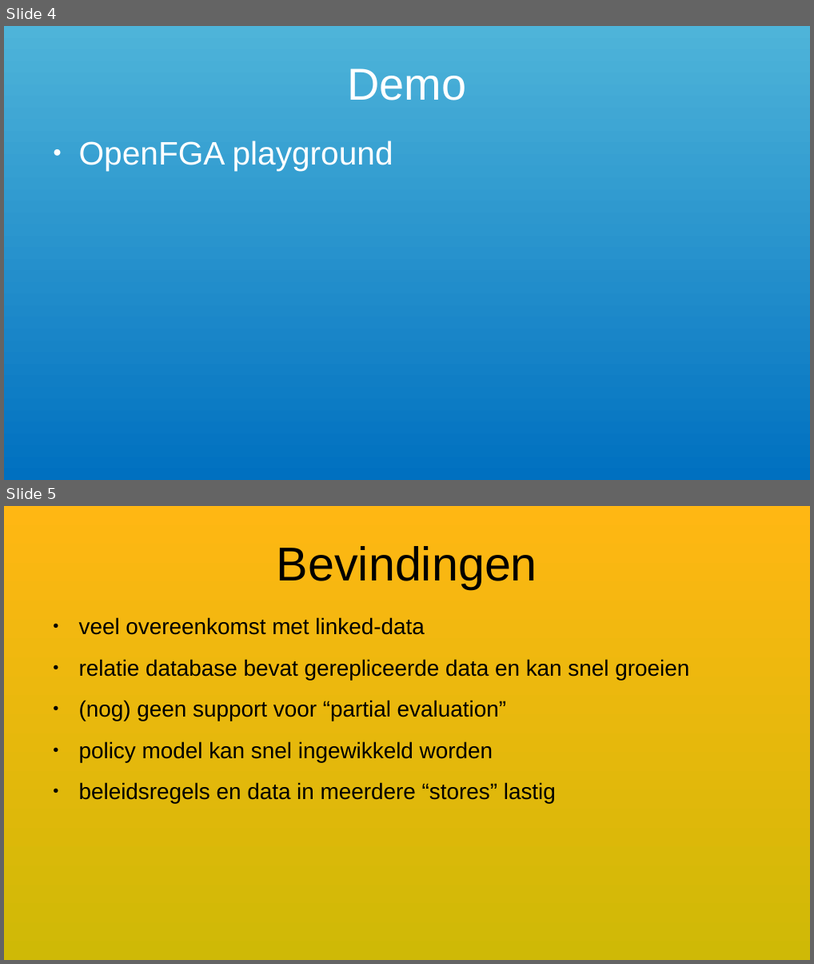
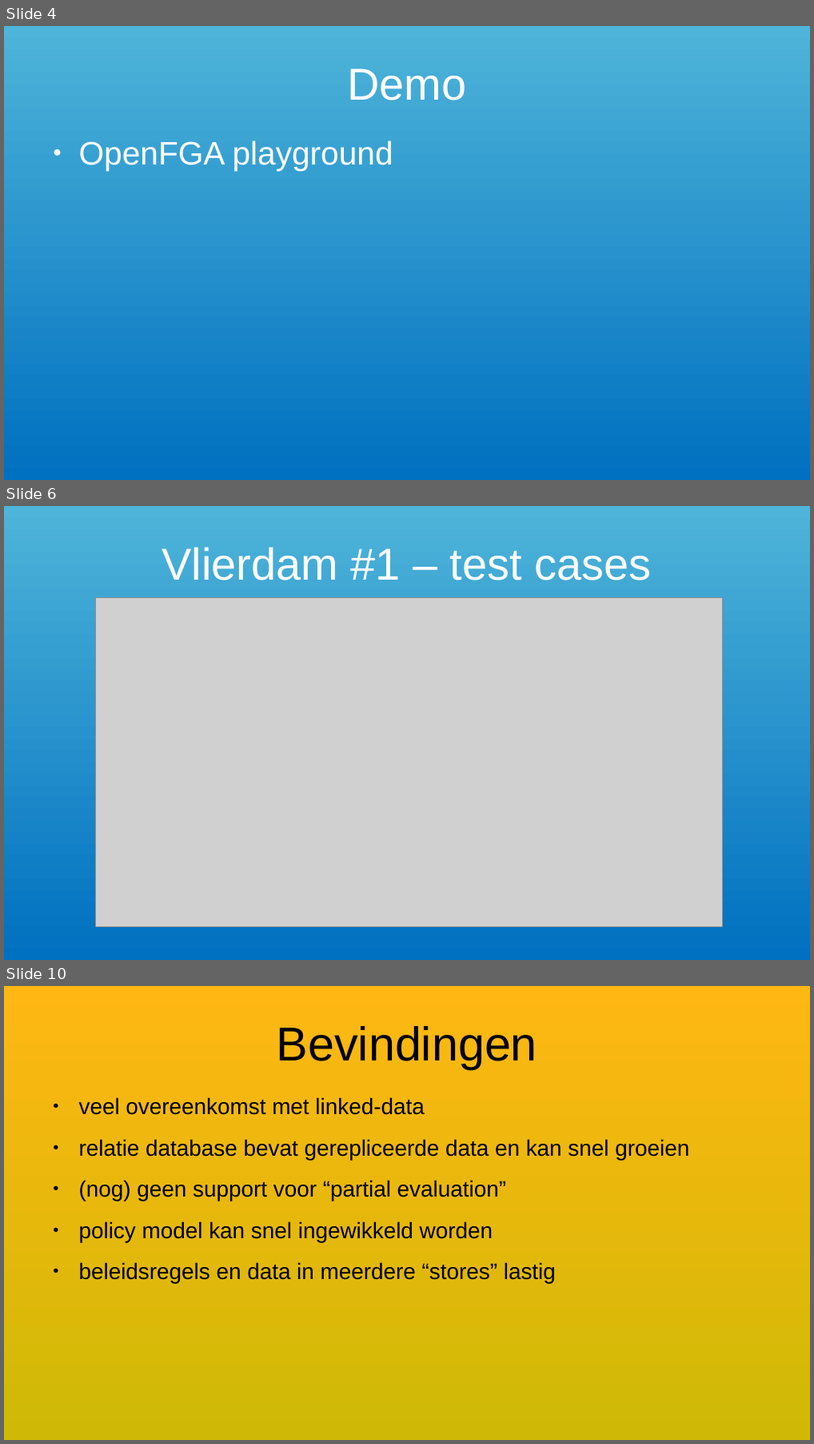
Before and after one commit to VNG-Realisatie/ftv, a slide deck: static/documents/20250909-rebac.odp. Shown one above the other, each under a label of ours: slides 4 and 5 before the commit, slides 4, 6 and 10 after it; the slides between them are not shown. The pictures are 814x964 and 814x1444 pixels, drawn with LibreOffice and Linux fonts; fonts in the diff are those of the drawing; grey boxes stand for pictures. Boxes give left, top, right and bottom in pixels: in the first picture for what was removed or moved away, otherwise in the second. Text is boxed around its words. In the diff, an @@ line names an element or a change of style, - is before the commit and + after.

```diff
--- a/static/documents/20250909-rebac.odp
+++ b/static/documents/20250909-rebac.odp
@@ slide 6 added at (4,506,810,960), background gradient #4EB4D9 to #0070C0 @@
@@ title added at (162,547,651,580), 44 pt, text #FFFFFF @@
+Vlierdam #1 – test cases
@@ picture added at (95,597,723,927) @@
@@ what was slide 5 is now slide 10 @@
```
Also in this commit, not shown: 4 other slides added, 1 other file.
